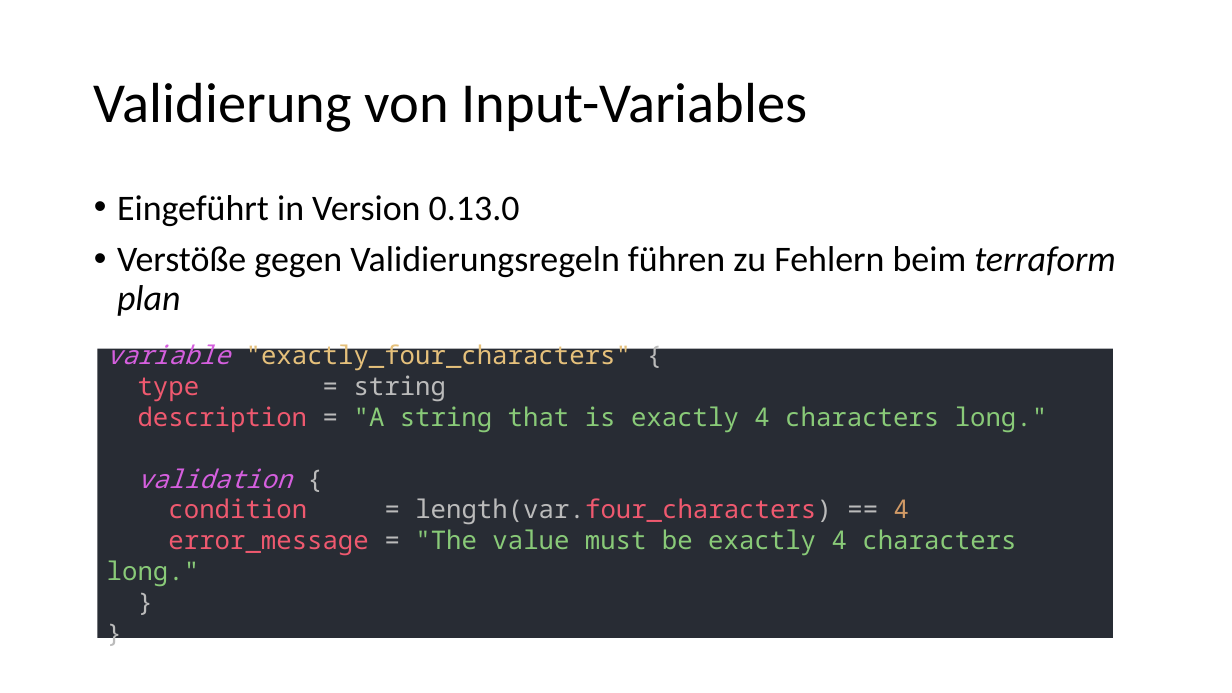
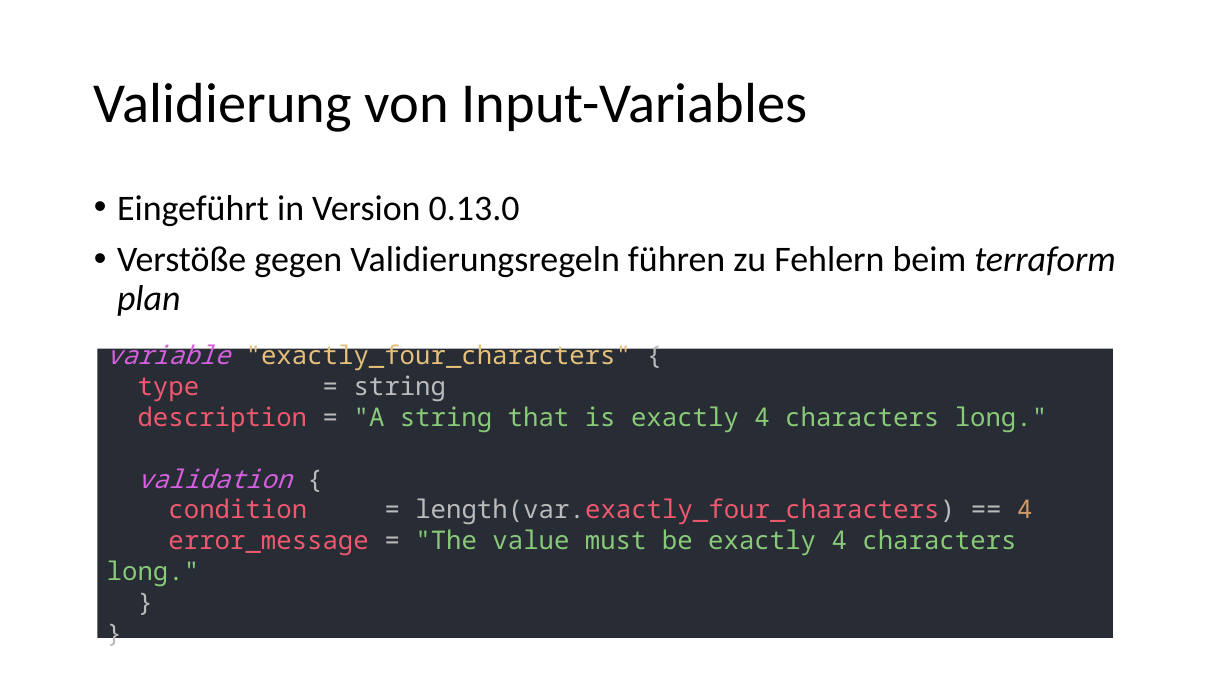
Before and after one commit to djakielski/terraform-schulung, a slide deck: slide 4 of Modul_04_Variables/Variables.pptx. Drawn at 1232x693 pixels with LibreOffice and Linux fonts; fonts in the diff are those of the drawing. Boxes give left, top, right and bottom in pixels: in the first picture for what was removed or moved away, otherwise in the second. Text is boxed around its words. In the diff, an @@ line names an element or a change of style, - is before the commit and + after.

```diff
--- a/Modul_04_Variables/Variables.pptx
+++ b/Modul_04_Variables/Variables.pptx
@@ text in rectangle at (x1=107, y1=339, x2=1047, y2=587): text changed @@
-variable "exactly_four_characters" {
-type = string
-description = "A string that is exactly 4 characters long."
-validation {
-condition = length(var.four_characters) == 4
-error_message = "The value must be exactly 4 characters long."
-}
-}
+variable "exactly_four_characters" {
+type = string
+description = "A string that is exactly 4 characters long."
+validation {
+condition = length(var.exactly_four_characters) == 4
+error_message = "The value must be exactly 4 characters long."
+}
+}
```
Also in this commit, not shown: 1 other file.
